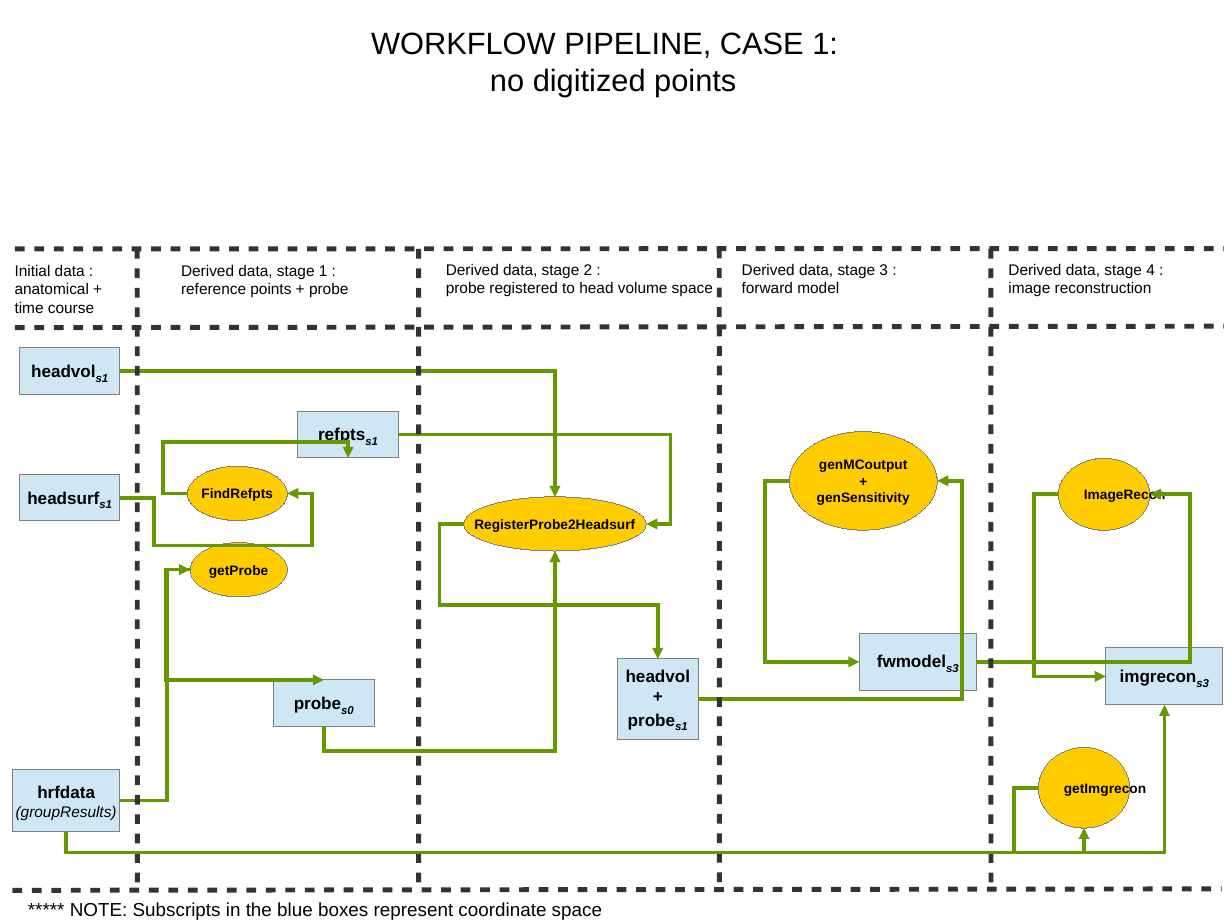
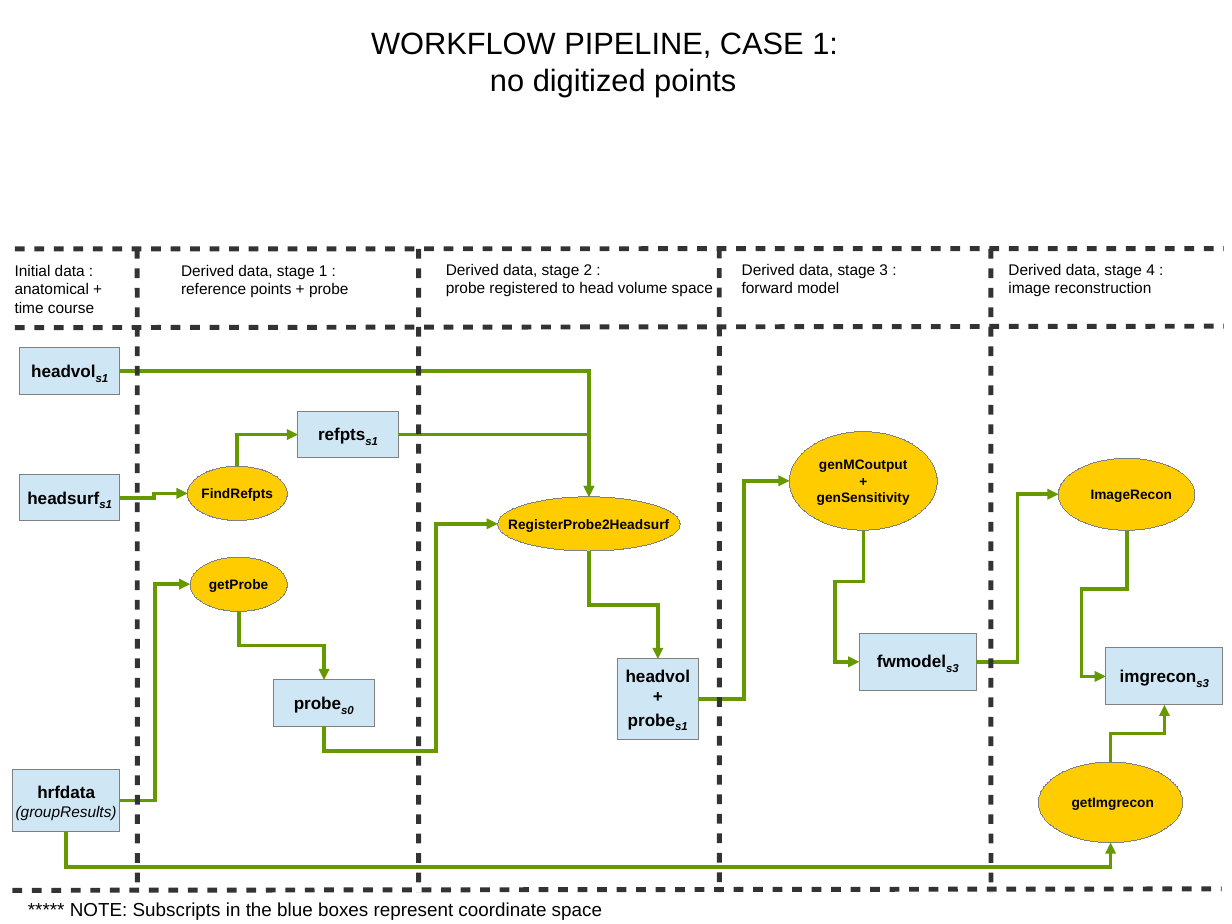
Before and after one commit to BUNPC/AtlasViewer, a slide deck: slide 4 of Docs/DesignNotes.odp (slide 3 before the commit). Drawn at 1232x924 pixels with LibreOffice and Linux fonts; fonts in the diff are those of the drawing. Boxes give left, top, right and bottom in pixels: in the first picture for what was removed or moved away, otherwise in the second. Text is boxed around its words. In the diff, an @@ line names an element or a change of style, - is before the commit and + after.

```diff
--- a/Docs/DesignNotes.odp
+++ b/Docs/DesignNotes.odp
@@ elbow arrow moved from (120, 371) - (556, 496) to (120, 371) - (589, 496) @@
@@ elbow arrow moved from (187, 494) - (349, 458) to (238, 467) - (298, 435) @@
@@ elbow arrow moved from (398, 435) - (647, 524) to (398, 435) - (589, 496) @@
@@ freeform shape "ImageRecon" resized from (x1=1058, y1=458, x2=1149, y2=530) to (x1=1058, y1=458, x2=1195, y2=530) @@
@@ elbow arrow moved from (120, 498) - (287, 494) to (120, 498) - (187, 494) @@
@@ freeform shape "RegisterProbe2Headsurf" moved from (x1=463, y1=496, x2=646, y2=551) to (x1=498, y1=496, x2=680, y2=551) @@
@@ elbow arrow moved from (790, 480) - (860, 662) to (699, 700) - (790, 480) @@
@@ elbow arrow moved from (1058, 494) - (1106, 676) to (977, 662) - (1058, 494) @@
@@ elbow arrow moved from (324, 727) - (556, 551) to (324, 727) - (498, 524) @@
@@ elbow arrow moved from (699, 700) - (938, 480) to (864, 530) - (859, 662) @@
@@ elbow arrow moved from (977, 662) - (1149, 494) to (1127, 530) - (1106, 676) @@
@@ freeform shape "getProbe" moved from (x1=190, y1=542, x2=287, y2=596) to (x1=190, y1=557, x2=287, y2=611) @@
@@ elbow arrow moved from (463, 524) - (658, 659) to (589, 551) - (658, 659) @@
@@ elbow arrow moved from (120, 801) - (190, 569) to (120, 801) - (190, 584) @@
@@ elbow arrow moved from (190, 569) - (324, 680) to (239, 611) - (324, 680) @@
@@ elbow arrow moved from (1039, 787) - (1164, 705) to (1110, 763) - (1164, 705) @@
@@ freeform shape "getImgrecon" resized from (x1=1039, y1=748, x2=1130, y2=828) to (x1=1039, y1=763, x2=1183, y2=843) @@
@@ elbow arrow moved from (67, 832) - (1084, 828) to (67, 832) - (1110, 843) @@
```
Also in this commit, not shown: 5 other slides changed, 3 slides added, 4 slides removed, 19 other files.
